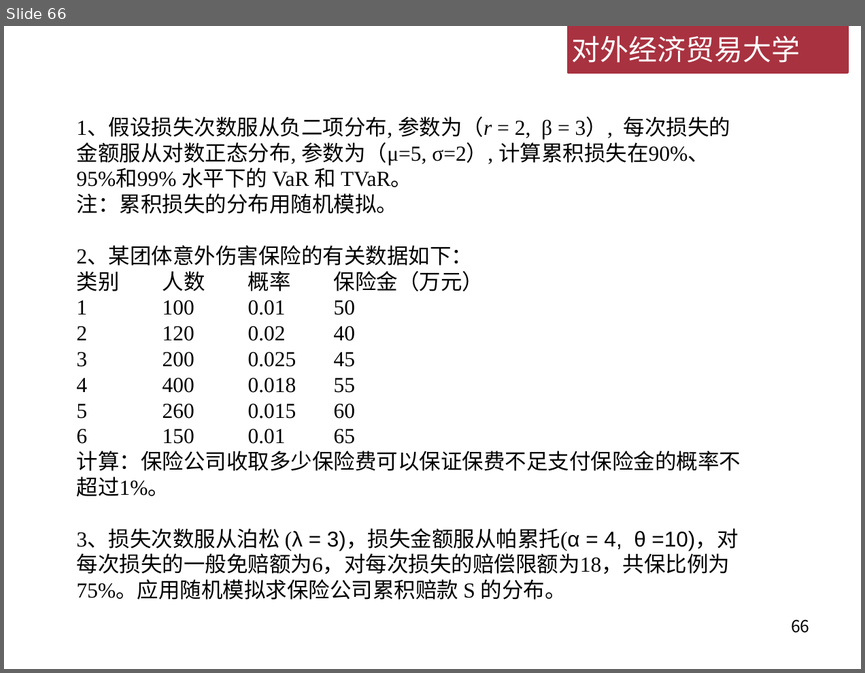
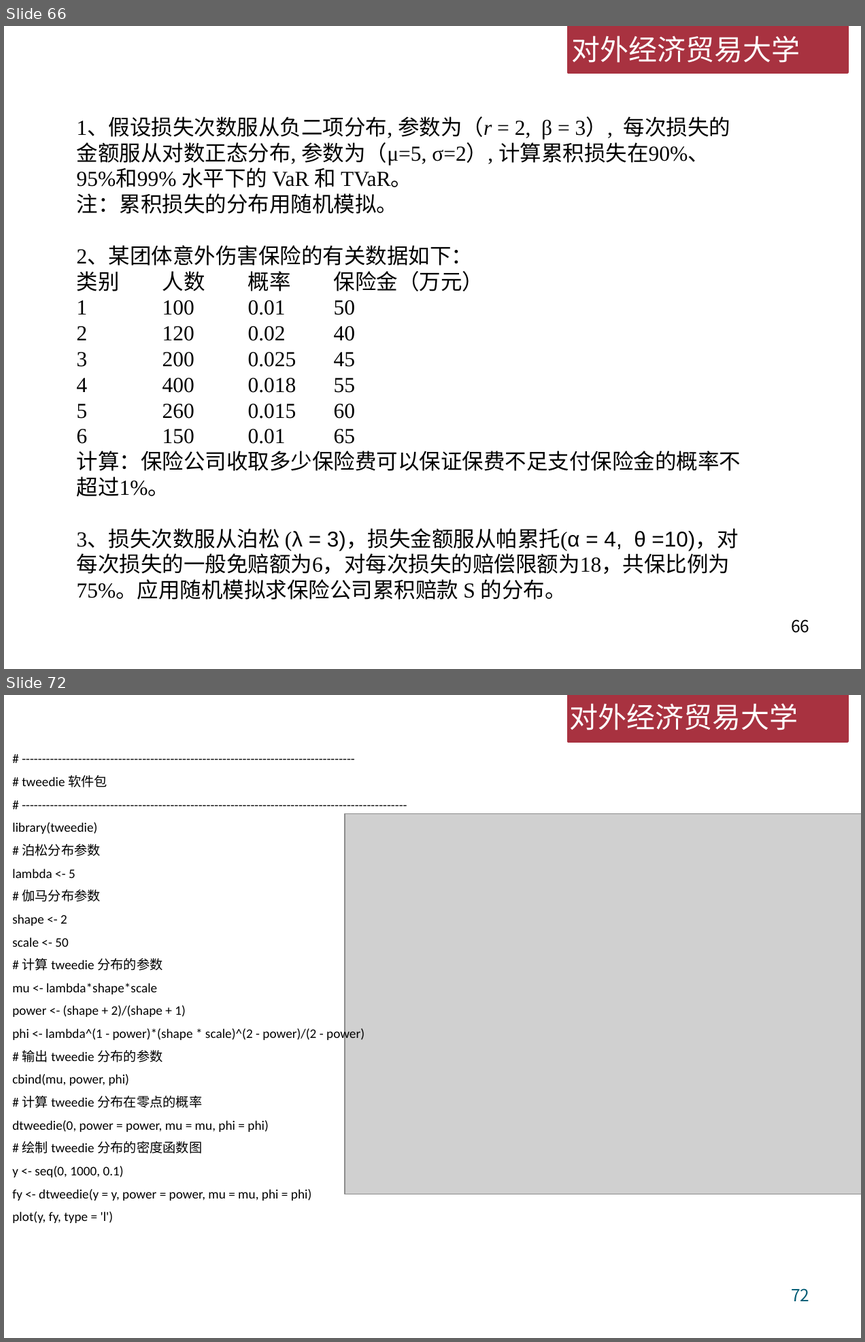
Before and after one commit to lizhengxiao/Non-life-Insurance-Actuarial-Science, a slide deck: Lectures/Week 6 - 累积损失模型.pptx. Shown one above the other, each under a label of ours: slide 66 before the commit, slides 66 and 72 after it; the slides between them are not shown. The pictures are 865x673 and 865x1342 pixels, drawn with LibreOffice and Linux fonts; fonts in the diff are those of the drawing; grey boxes stand for pictures; background and template pictures are left out. Boxes give left, top, right and bottom in pixels: in the first picture for what was removed or moved away, otherwise in the second. Text is boxed around its words. In the diff, an @@ line names an element or a change of style, - is before the commit and + after.

```diff
--- a/Lectures/Week 6 - 累积损失模型.pptx
+++ b/Lectures/Week 6 - 累积损失模型.pptx
@@ slide 72 added at [4,695,861,1338], background #FFFFFF; not listed: 2 template elements that a slide beside it also shows @@
@@ text added at [561,695,861,748], 24 pt, text #FFFFFF @@
+对外经济贸易大学
@@ text added at [12,775,364,1223], 11 pt, text #000000 @@
+# -----------------------------------------------------------------------------------
+# tweedie 软件包
+# ------------------------------------------------------------------------------------------------
+library(tweedie)
+# 泊松分布参数
+lambda <- 5
+# 伽马分布参数
+shape <- 2
+scale <- 50
+# 计算 tweedie 分布的参数
+mu <- lambda*shape*scale
+power <- (shape + 2)/(shape + 1)
+phi <- lambda^(1 - power)*(shape * scale)^(2 - power)/(2 - power)
+# 输出 tweedie 分布的参数
+cbind(mu, power, phi)
+# 计算 tweedie 分布在零点的概率
+dtweedie(0, power = power, mu = mu, phi = phi)
+# 绘制 tweedie 分布的密度函数图
+y <- seq(0, 1000, 0.1)
+fy <- dtweedie(y = y, power = power, mu = mu, phi = phi)
+plot(y, fy, type = 'l')
@@ picture added at [345,814,861,1193] @@
@@ page number added at [791,1288,809,1301], 14 pt, text #045D75 @@
+72
```
Also in this commit, not shown: 5 slides changed, 9 other slides added, 2 other files.
